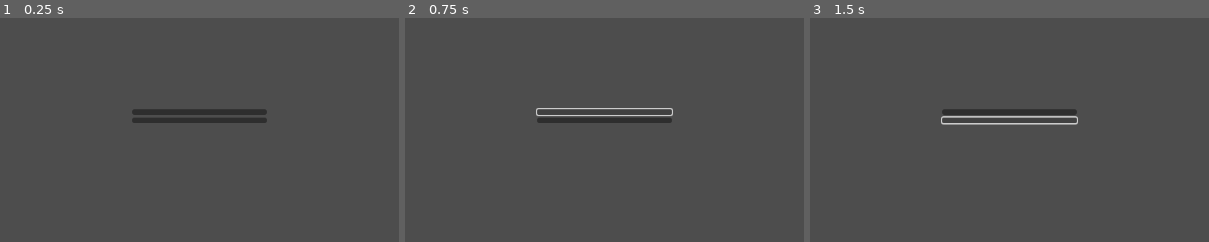
Above: before the commit, frames 1-3 (left to right).
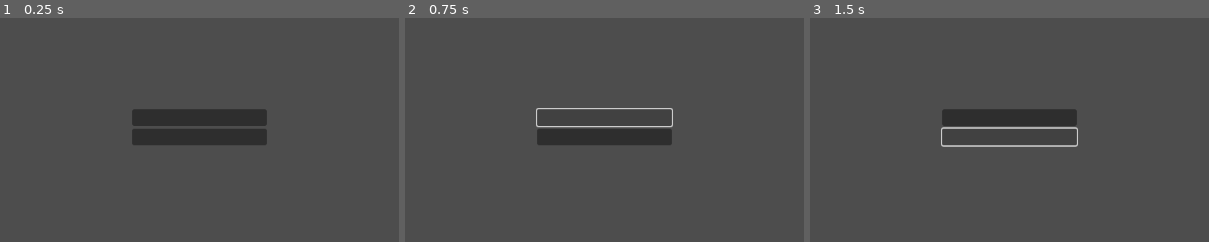
Above: after the commit, the same moments.

Repository: 6thAce/NorthernLights
Game: Godot game, scene res://Touch_Control.tscn
Two runs of this game, one before a commit and one after it. Both use one fixed random seed, a clock stepped at 60 frames per second and the inputs below. This scene is started directly instead of the project's main scene.
Inputs (mouse positions are % of the whole screen's width and height, from its top left; square brackets give the same spot before the commit, where the layout moved):
- Up to frame 1 (0.25 s): no input
- Up to frame 2 (0.75 s): click (50, 37) [50, 36] at 0.5 s
- Up to frame 3 (1.5 s): click (50, 41) [50, 38] at 1.25 s
The pictures show only the part of the screen within x 25-75%, y 15-65%; the shares and areas given below are measured in that part.

The runs differ from the first frame. In frame 1, 3.2% of the frame differs, in the area x 33-67%, y 42-57%; in frame 2, 2.9%; in frame 3, 1.6%.

Commit message:
Update Touch_Control.tscn

Diff:
--- a/Touch_Control.tscn
+++ b/Touch_Control.tscn
@@ -16,9 +16,11 @@
 grow_vertical = 2
 
 [node name="Left" type="Button" parent="VBoxContainer"]
+custom_minimum_size = Vector2(12, 24)
 layout_mode = 2
 
 [node name="Right" type="Button" parent="VBoxContainer"]
+custom_minimum_size = Vector2(12, 24)
 layout_mode = 2
 
 [node name="Jump" type="Button" parent="."]
